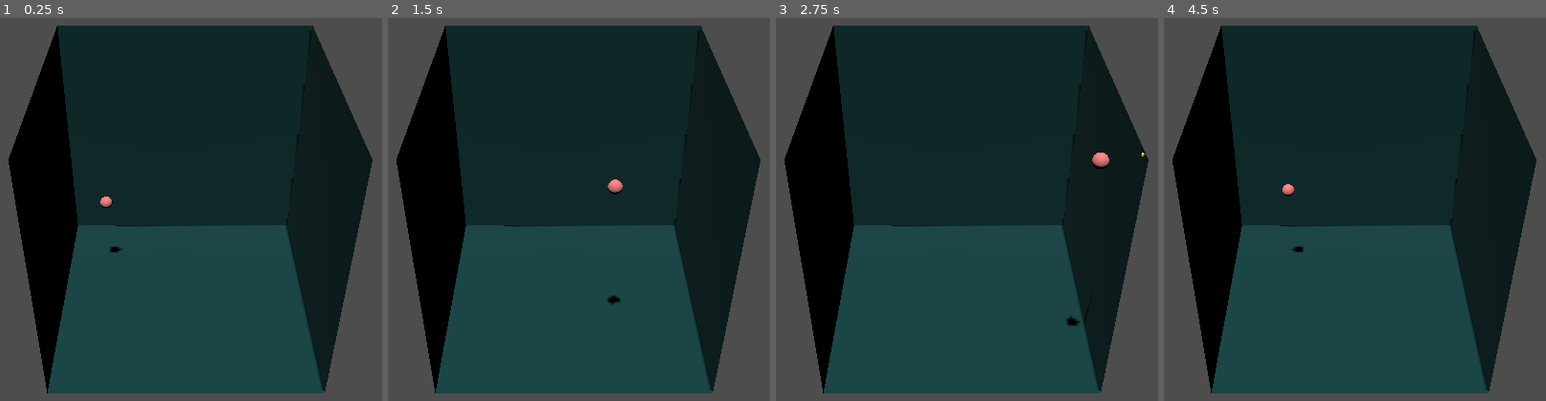
Above: before the commit, frames 1-4 (left to right).
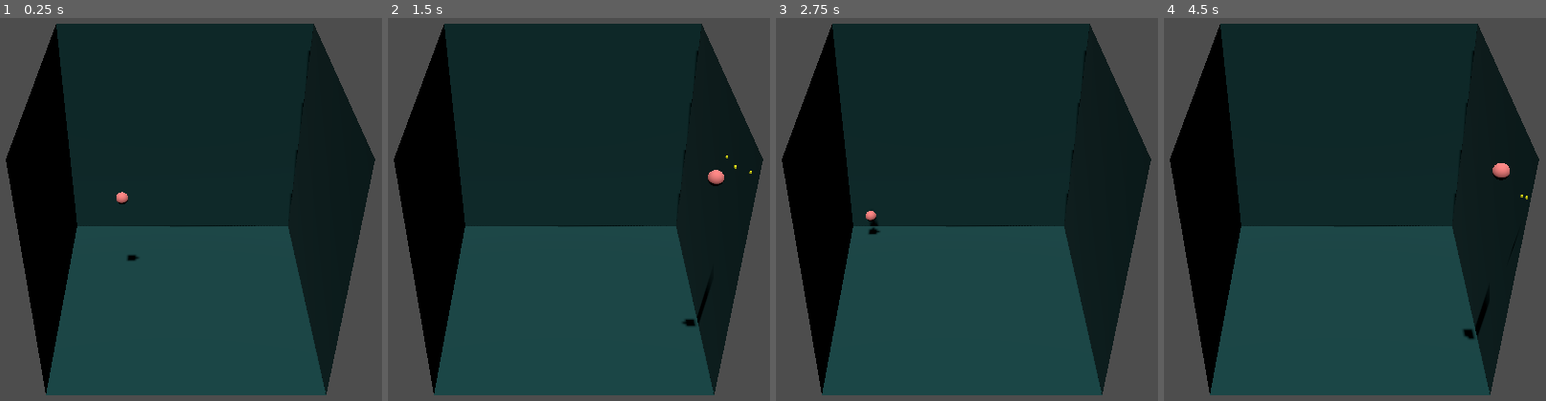
Above: after the commit, the same moments.

Repository: snymo/natureofcode
Game: Godot game, scene res://Examples/1_2/1_2_3_bouncing_ball_3d.tscn
Two runs of this game, one before a commit and one after it. Both use one fixed random seed, a clock stepped at 60 frames per second and the inputs below. This scene is started directly instead of the project's main scene.
Inputs (mouse positions are in pixels of both pictures, inside the frame that each line leads up to):
- Up to frame 1 (0.25 s): no input
- Up to frame 2 (1.5 s): move the mouse to (727, 186) at 0.52 s; hold Right (ui_right) 0.53-1.25 s; click (727, 186) at 0.67 s; drag from (407, 228) to (521, 293) at 1.27 s
- Up to frame 3 (2.75 s): move the mouse to (1024, 113) at 2.02 s; hold Right (ui_right) from 2.03 s (still down)
- Up to frame 4 (4.5 s): release Right (ui_right) at 2.75 s; drag from (1297, 293) to (outside the picture) at 2.77 s; move the mouse to (outside the picture) at 3.52 s; hold Left (ui_left) 3.53-4.25 s; drag from (outside the picture) to (1221, 102) at 4.27 s

The runs differ from the first frame. In frame 1, 2.6% of the frame differs, in the area x 1-99%, y 1-99%; in frame 2, 2.8%; in frame 3, 2.7%; in frame 4, 2.8%.

Commit message:
1_2_3 Tweaks
Minor tweak to speed an cube size

Diff:
--- a/Examples/1_2/1_2_3_bouncing_ball_3d.gd
+++ b/Examples/1_2/1_2_3_bouncing_ball_3d.gd
@@ -6,7 +6,7 @@
 const HIT_MARKER = preload("res://Examples/1_2/Marker/hit_marker.tscn")
 
 var box_size: Vector3 = Vector3(20,20,20)
-var ball_move_vector: Vector3 = Vector3(0.125,0.1,0.115)
+var ball_move_vector: Vector3 = Vector3(0.225,0.2,0.215)
 
 func _process(delta):
 
--- a/Examples/1_2/1_2_3_bouncing_ball_3d.tscn
+++ b/Examples/1_2/1_2_3_bouncing_ball_3d.tscn
@@ -14,7 +14,7 @@
 [sub_resource type="BoxMesh" id="BoxMesh_cog7a"]
 material = SubResource("StandardMaterial3D_ehmfu")
 flip_faces = true
-size = Vector3(20.325, 20.125, 20.125)
+size = Vector3(20.525, 20.325, 20.325)
 
 [node name="1_2_BouncingBall3D" type="Node3D"]
 script = ExtResource("1_cog7a")
